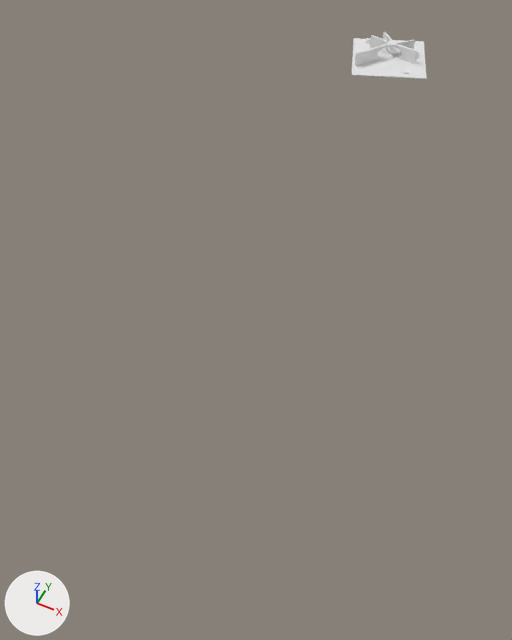
Before and after pictures for a commit that changed the glTF model models/Pentagon_House.glb.
Before and after are seen from a 50 mm lens placed at (189.0, -31.0, 162.0), pointed at (116.0, 117.0, -23.0). Lighting does not change. The marker at lower left points along +X, +Y and +Z. Materials are left out; every surface is plain grey. Objects named as collision shapes, trigger or cutter boxes, shadow casters or lower levels of detail are left out. Where no turn or scale is listed for an object, it has been applied to the vertices.

The first picture shows 'nha_5_canh_', 'polySurface25'.
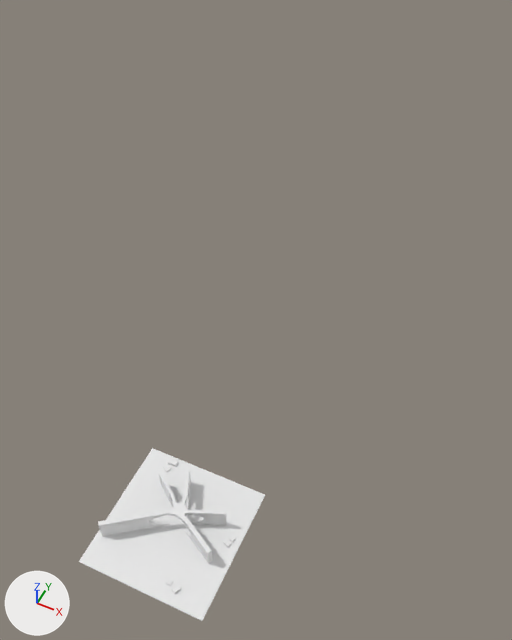
ob_all_3_shop_houe is not drawn itself; it is the parent of ob_nha_nam_canh.
ob_nha_nam_canh is not drawn itself; it is the parent of ob_nha_5_canh, ob_text1.

What the commit changed:
In object 'all_3:Shop_houe' (ob_all_3_shop_houe), parent goes from ob_shop_store to ob_thanhpho_city.
Object 'all_3:Shop_houe' (ob_all_3_shop_houe) moves from (0.0, 0.0, 0.0) to (102.1, -67.87, 14.92).
Object 'all_3:Shop_houe' (ob_all_3_shop_houe) is rescaled from (1.0, 1.0, 1.0) to (1.21, 1.21, 1.21).
Object 'nha_nam_canh' (ob_nha_nam_canh) moves from (8.748, 243.3, -12.52) to (34.32, 44.97, -12.7).
Object 'nha_nam_canh' (ob_nha_nam_canh) turns from (0, 0, 0) to (0, 0, -19) degrees about x, y and z.

Boxes [x1, y1, x2, y2] around the edits, measured in the pictures (512 x 640 px):
'nha_5_canh_', moved, rescaled, turned: before [352, 38, 427, 79]; after [79, 448, 265, 621]
'polySurface25', moved, rescaled, turned: before [370, 32, 418, 64]; after [159, 470, 227, 564]
'polySurface27', moved, rescaled, turned: before [355, 44, 390, 66]; after [98, 509, 173, 537]
'polySurface32', moved, rescaled, turned: before [404, 70, 409, 74]; after [171, 583, 181, 594]
'polySurface26', moved, rescaled, turned: before [367, 38, 371, 41]; after [168, 458, 178, 467]
'polySurface28', moved, rescaled, turned: before [365, 40, 370, 44]; after [163, 463, 171, 472]
'polySurface31', moved, rescaled, turned (not visible before): after [166, 578, 173, 586]
'polySurface29', moved, rescaled, turned (not visible before): after [224, 539, 231, 547]
'polySurface30', moved, rescaled, turned (not visible before): after [229, 535, 235, 542]
